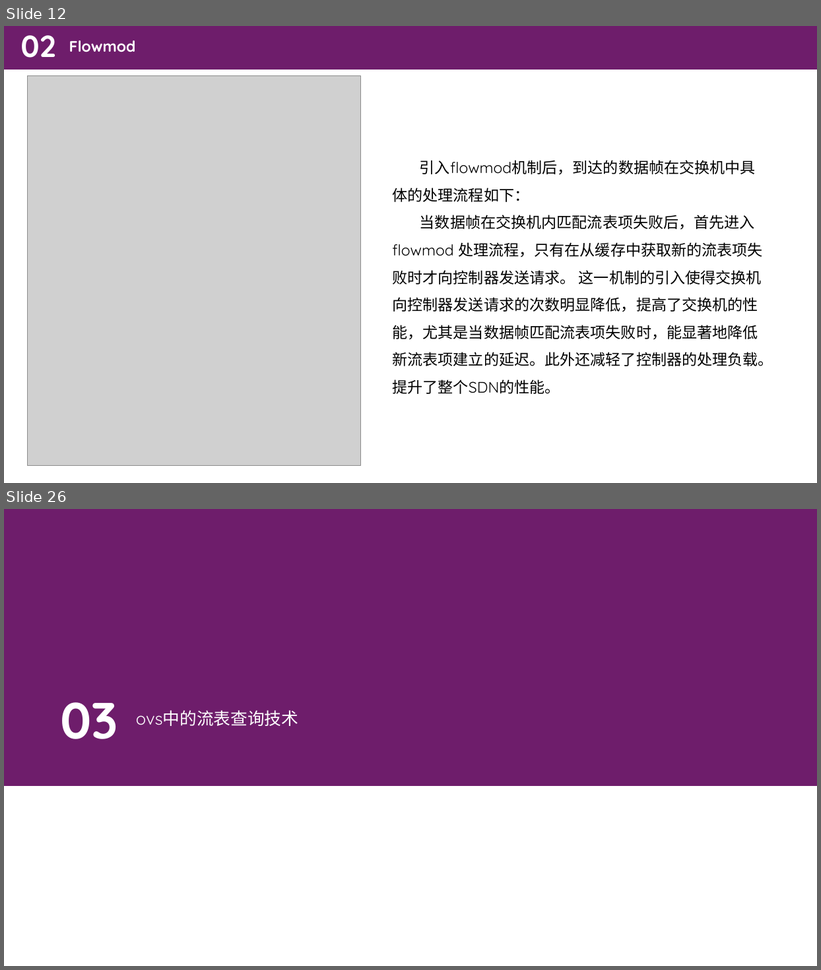
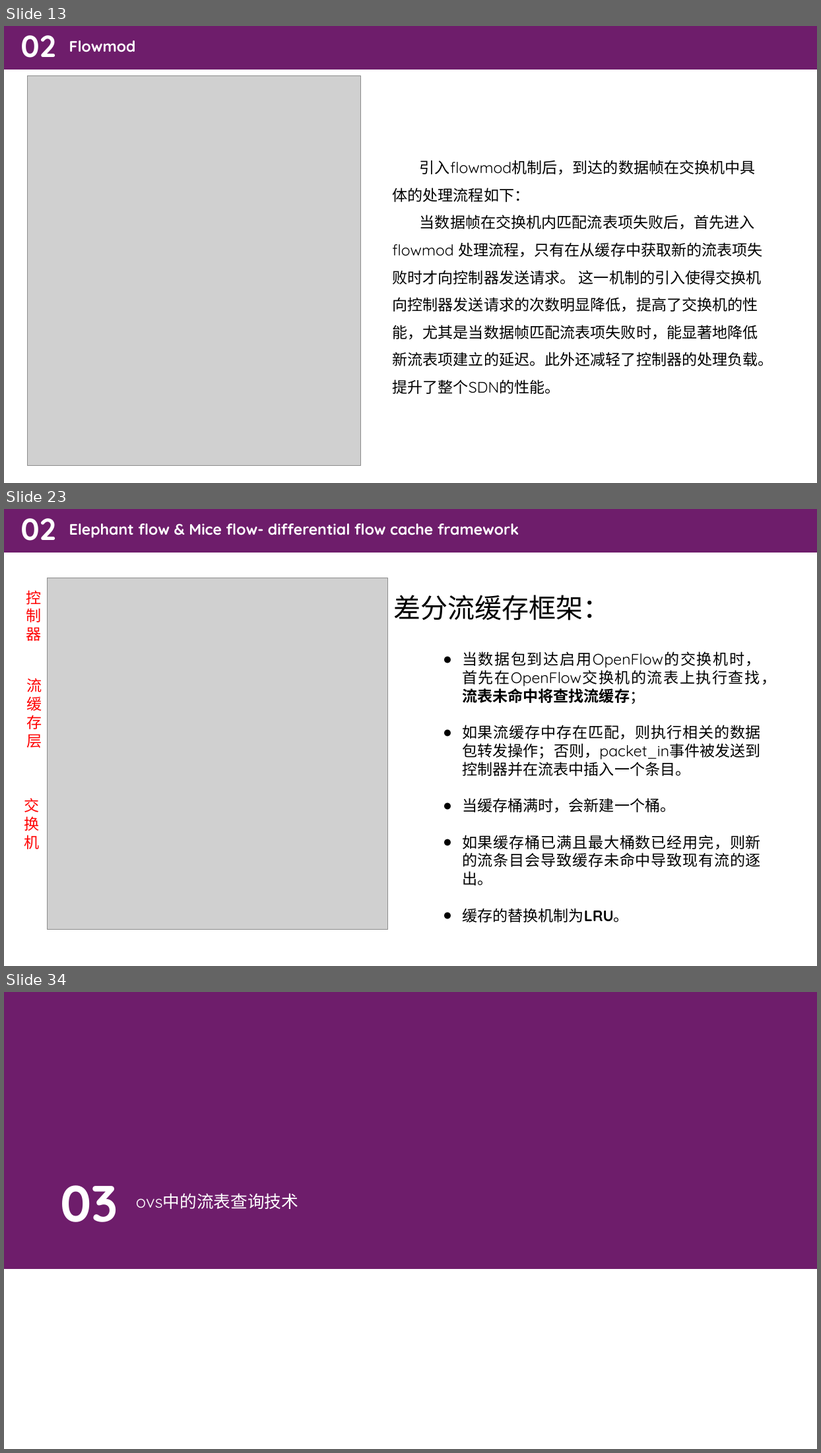
Before and after one commit to zhanghaooo/SDN-homework, a slide deck: homework11_9/SDN流表查询中的cache加速技术调查报告.pptx. Shown one above the other, each under a label of ours: slides 12 and 26 before the commit, slides 13, 23 and 34 after it; the slides between them are not shown. The pictures are 821x970 and 821x1453 pixels, drawn with LibreOffice and Linux fonts; fonts in the diff are those of the drawing; grey boxes stand for pictures. Boxes give left, top, right and bottom in pixels: in the first picture for what was removed or moved away, otherwise in the second. Text is boxed around its words. In the diff, an @@ line names an element or a change of style, - is before the commit and + after.

```diff
--- a/homework11_9/SDN流表查询中的cache加速技术调查报告.pptx
+++ b/homework11_9/SDN流表查询中的cache加速技术调查报告.pptx
@@ slide 23 added at <box>4,509,817,966</box>, background #FFFFFF; not listed: 1 template element that a slide beside it also shows @@
@@ text added at <box>20,518,55,541</box>, 36 pt, text #FFFFFF, bold @@
+02
@@ text added at <box>69,524,519,538</box>, 18 pt, text #FFFFFF, bold @@
+Elephant flow & Mice flow- differential flow cache framework
@@ picture added at <box>47,578,387,930</box> @@
@@ text added at <box>26,590,42,641</box>, 18 pt, text #FF0000 @@
+控制器
@@ text added at <box>393,595,611,621</box>, 32 pt, text #000000 @@
+差分流缓存框架：
@@ text added at <box>462,652,776,923</box>, 18 pt, text #000000 @@
+● 当数据包到达启用OpenFlow的交换机时，首先在OpenFlow交换机的流表上执行查找，流表未命中将查找流缓存；
+● 如果流缓存中存在匹配，则执行相关的数据包转发操作；否则，packet_in事件被发送到控制器并在流表中插入一个条目。
+● 当缓存桶满时，会新建一个桶。
+● 如果缓存桶已满且最大桶数已经用完，则新的流条目会导致缓存未命中导致现有流的逐出。
+● 缓存的替换机制为LRU。
@@ text added at <box>26,678,42,748</box>, 18 pt, text #FF0000 @@
+流缓存层
@@ text added at <box>24,798,40,850</box>, 18 pt, text #FF0000 @@
+交换机
@@ what was slide 12 is now slide 13 @@
@@ what was slide 26 is now slide 34 @@
```
Also in this commit, not shown: 7 slides changed, 17 other slides added, 9 slides removed, 1 other file.
